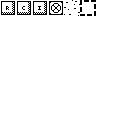
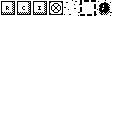
Layered file, before and after one edit (128 x 128). Changes by layer:
painted on "Background" over left=96, top=0, right=112, bottom=16
